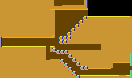
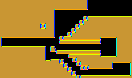
Revision of a layered w=132, h=78 image; what changed, layer by layer:
painted on "Tiles" over [1, 0, 132, 78]
showed "Collisions", painted on it over [1, 0, 132, 76]
hid "BackgroundTiles", painted on it over [1, 0, 132, 78]
